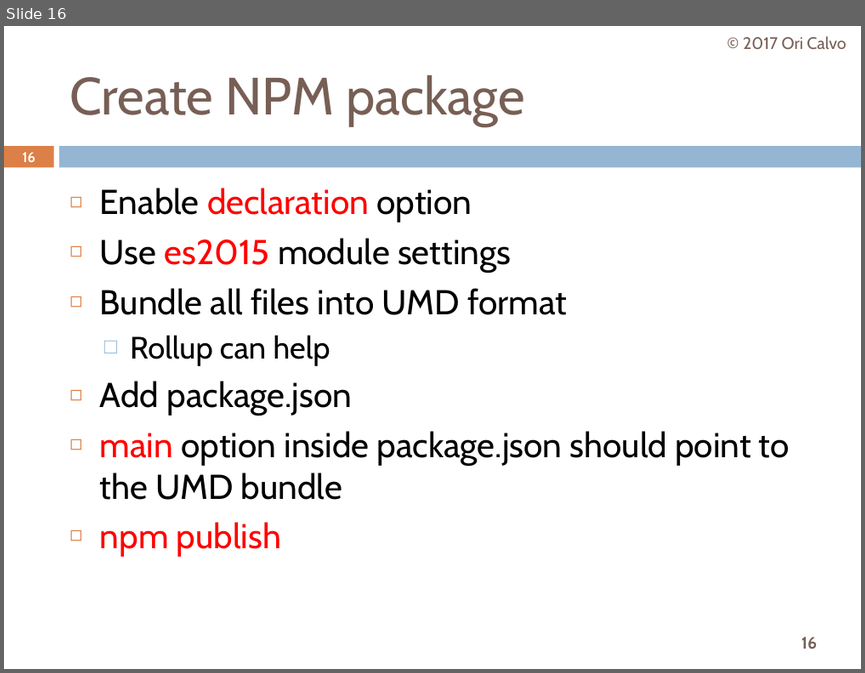
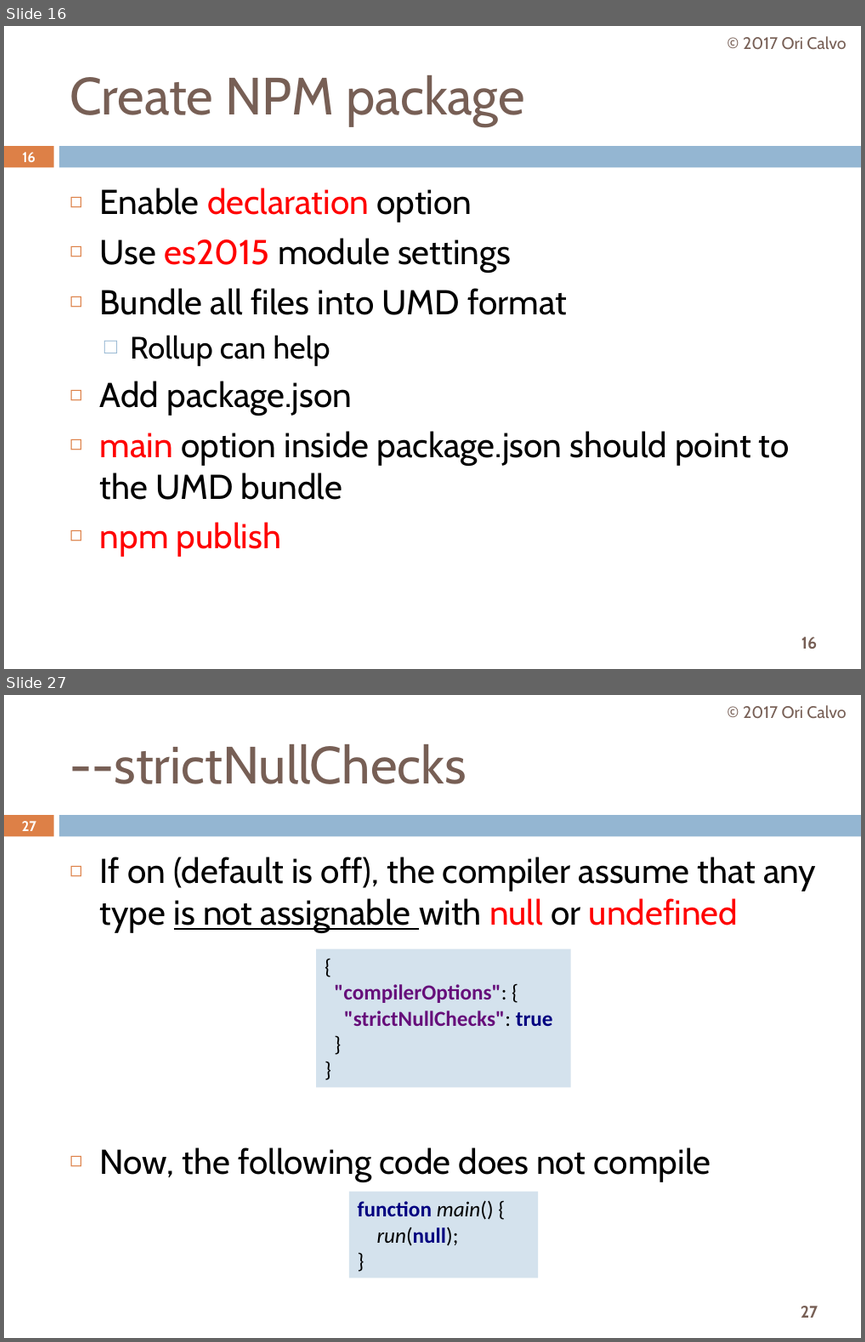
Before and after one commit to oricalvo/meetup-typescript-tips-and-tricks, a slide deck: Typescript Tips & Tricks.pptx. Shown one above the other, each under a label of ours: slide 16 before the commit, slides 16 and 27 after it; the slides between them are not shown. The pictures are 865x673 and 865x1342 pixels, drawn with LibreOffice and Linux fonts; fonts in the diff are those of the drawing; background and template pictures are left out. Boxes give left, top, right and bottom in pixels: in the first picture for what was removed or moved away, otherwise in the second. Text is boxed around its words. In the diff, an @@ line names an element or a change of style, - is before the commit and + after.

```diff
--- a/Typescript Tips & Tricks.pptx
+++ b/Typescript Tips & Tricks.pptx
@@ slide 27 added at [4,695,861,1338], background #FFFFFF; not listed: 3 template elements that a slide beside it also shows @@
@@ text added at [743,705,846,719], 14 pt, text #775F55 @@
+© 2017 Ori Calvo
@@ title added at [69,744,466,784], 44 pt, text #775F55 @@
+--strictNullChecks
@@ page number added at [22,821,36,831], 11.9 pt, text #FFFFFF, bold @@
+27
@@ text added at [100,857,816,1181], 29 pt, text #000000 @@
+◻ If on (default is off), the compiler assume that any type is not assignable with null or undefined
+◻ Now, the following code does not compile
@@ rectangle added at [316,948,570,1088], fill #D4E2ED, 18 pt, text #660E7A, bold @@
+{
+"compilerOptions": {
+"strictNullChecks": true
+}
+}
@@ rectangle added at [349,1191,538,1277], fill #D4E2ED, 18 pt, text #000000 @@
+function main() {
+run(null);
+}
```
Also in this commit, not shown: 11 other slides added.
